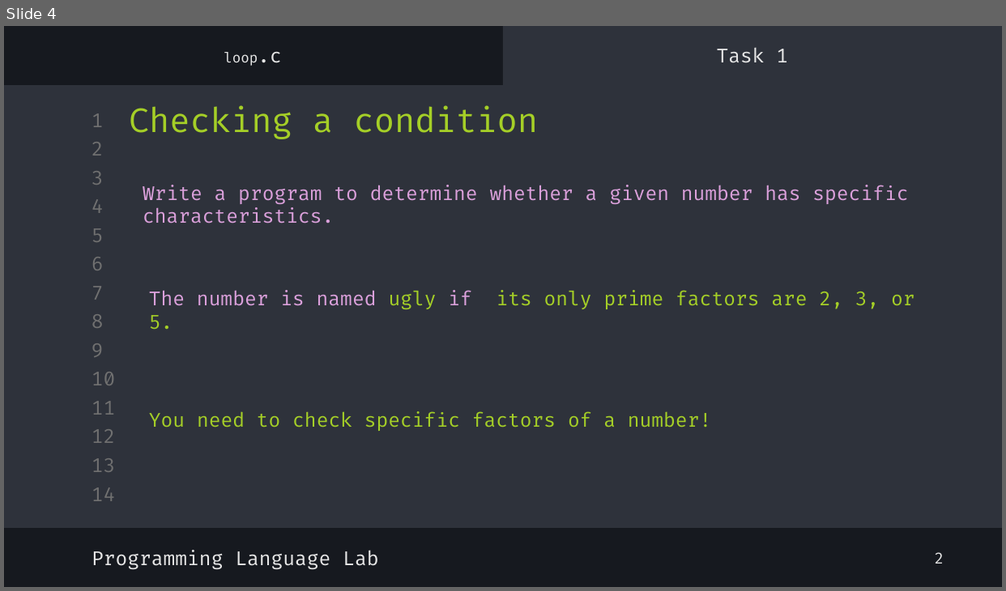
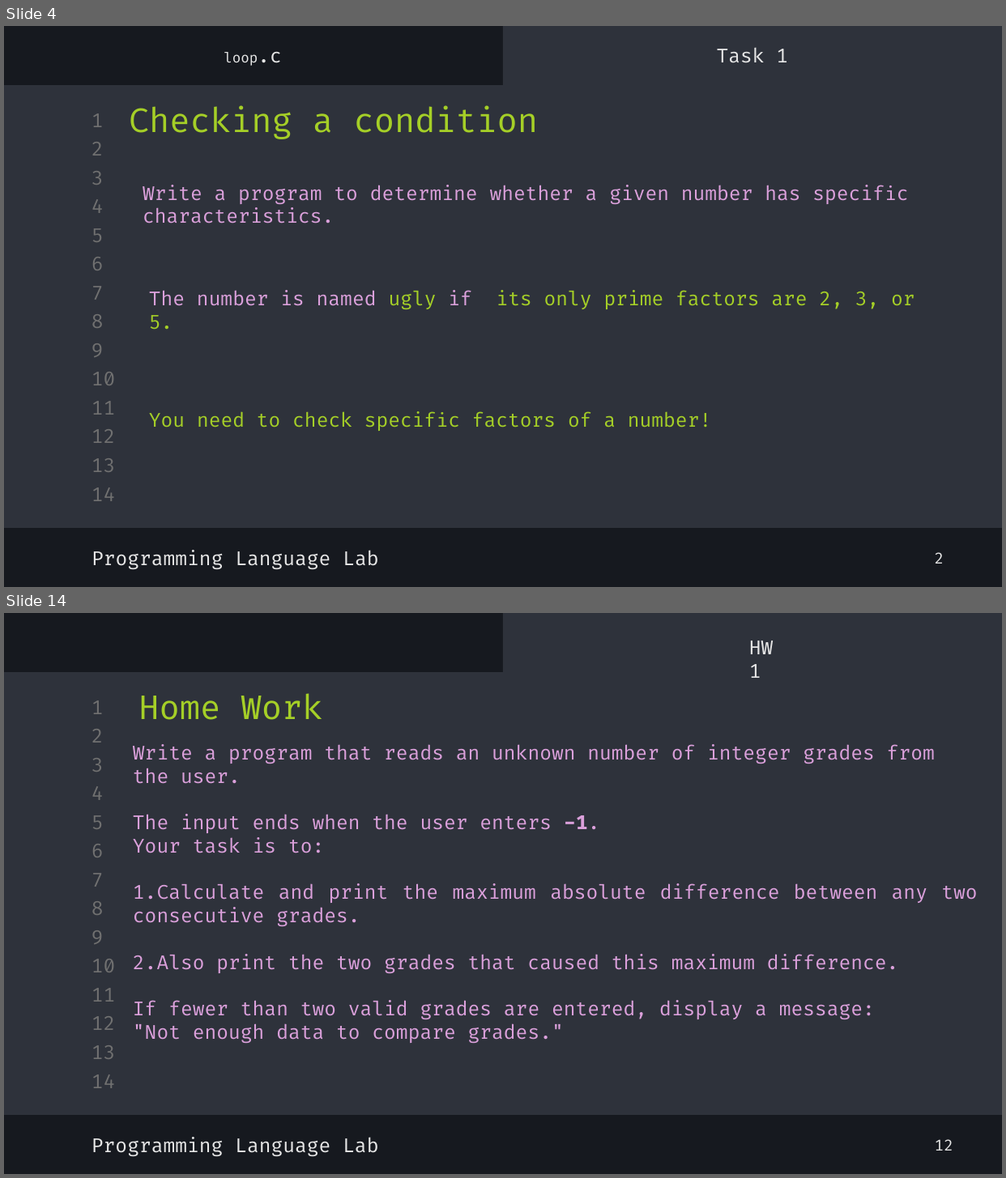
Before and after one commit to shayan-naghizadeh/C-Lab-AUT, a slide deck: slides/5.Loop/Loop.pptx. Shown one above the other, each under a label of ours: slide 4 before the commit, slides 4 and 14 after it; the slides between them are not shown. The pictures are 1006x591 and 1006x1178 pixels, drawn with LibreOffice and Linux fonts; fonts in the diff are those of the drawing. Boxes give left, top, right and bottom in pixels: in the first picture for what was removed or moved away, otherwise in the second. Text is boxed around its words. In the diff, an @@ line names an element or a change of style, - is before the commit and + after.

```diff
--- a/slides/5.Loop/Loop.pptx
+++ b/slides/5.Loop/Loop.pptx
@@ slide 14 added at (x1=4, y1=613, x2=1002, y2=1174), background #16191F; not listed: 16 template elements that a slide beside it also shows @@
@@ text added at (x1=739, y1=630, x2=795, y2=664), 14 pt, text #E7E7E7 @@
+HW1
@@ title added at (x1=138, y1=693, x2=323, y2=720), 24 pt, text #A5CF27 @@
+Home Work
@@ text added at (x1=133, y1=744, x2=977, y2=1043), 14 pt, text #DBA0DB @@
+Write a program that reads an unknown number of integer grades from the user.
+The input ends when the user enters -1.
+Your task is to:
+1. Calculate and print the maximum absolute difference between any two consecutive grades.
+2. Also print the two grades that caused this maximum difference.
+If fewer than two valid grades are entered, display a message:
+"Not enough data to compare grades."
@@ text added at (x1=91, y1=1137, x2=378, y2=1157), 14 pt, text #E7E7E7 @@
+Programming Language Lab
@@ text added at (x1=935, y1=1139, x2=953, y2=1151), 11 pt, text #E7E7E7 @@
+12
```
Also in this commit, not shown: 3 slides changed, 6 other slides added, 6 other files.
